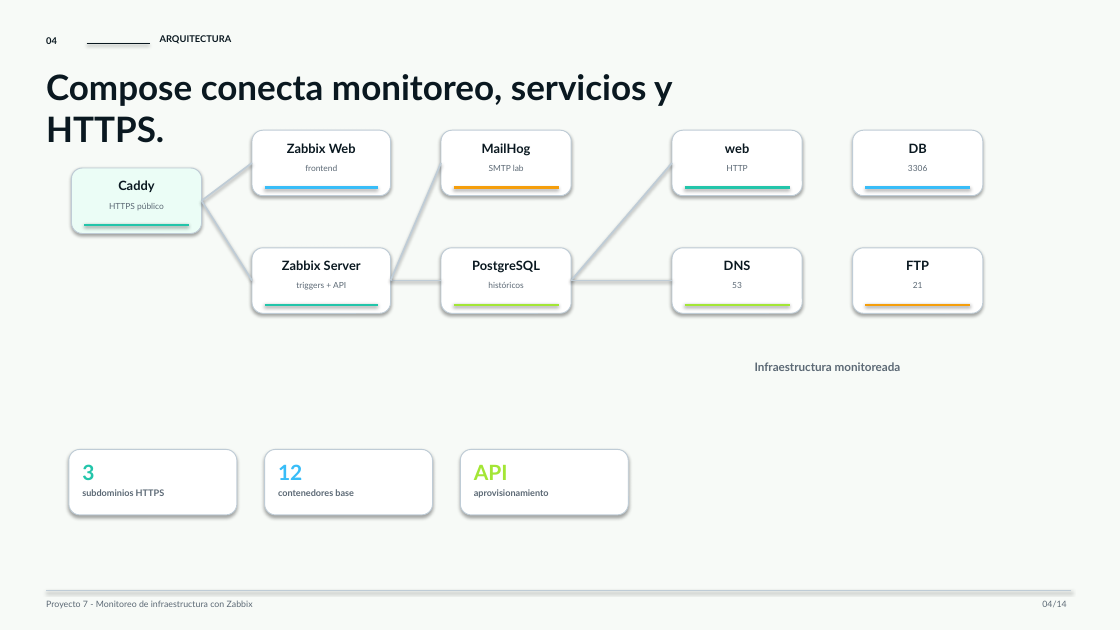
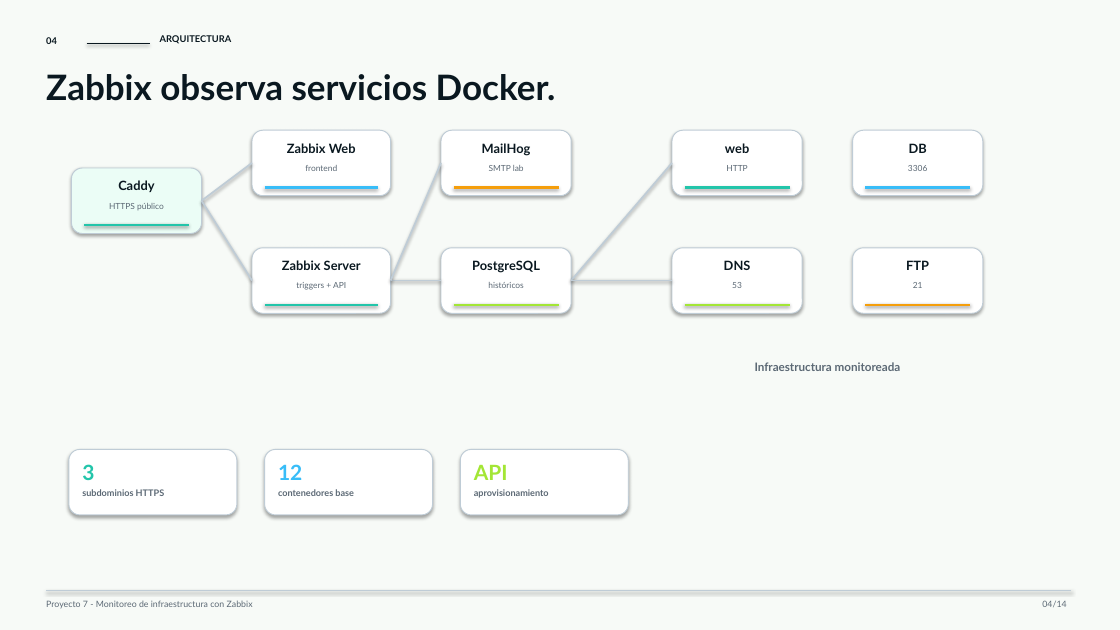
Before and after one commit to ballesterossmartsolutionssas/Proyecto7-Zabbix, a slide deck: slide 4 of entrega-final/Presentacion_Proyecto7_Zabbix.pptx. Drawn at 1120x630 pixels with LibreOffice and Linux fonts; fonts in the diff are those of the drawing. Boxes give left, top, right and bottom in pixels: in the first picture for what was removed or moved away, otherwise in the second. Text is boxed around its words. In the diff, an @@ line names an element or a change of style, - is before the commit and + after.

Commit message:
Expand observability demo and polish deck

```diff
--- a/entrega-final/Presentacion_Proyecto7_Zabbix.pptx
+++ b/entrega-final/Presentacion_Proyecto7_Zabbix.pptx
@@ text at (46,74,556,101): text changed @@
-Compose conecta monitoreo, servicios y HTTPS.
+Zabbix observa servicios Docker.
```
Also in this commit, not shown: 13 other slides changed, 11 other files.
